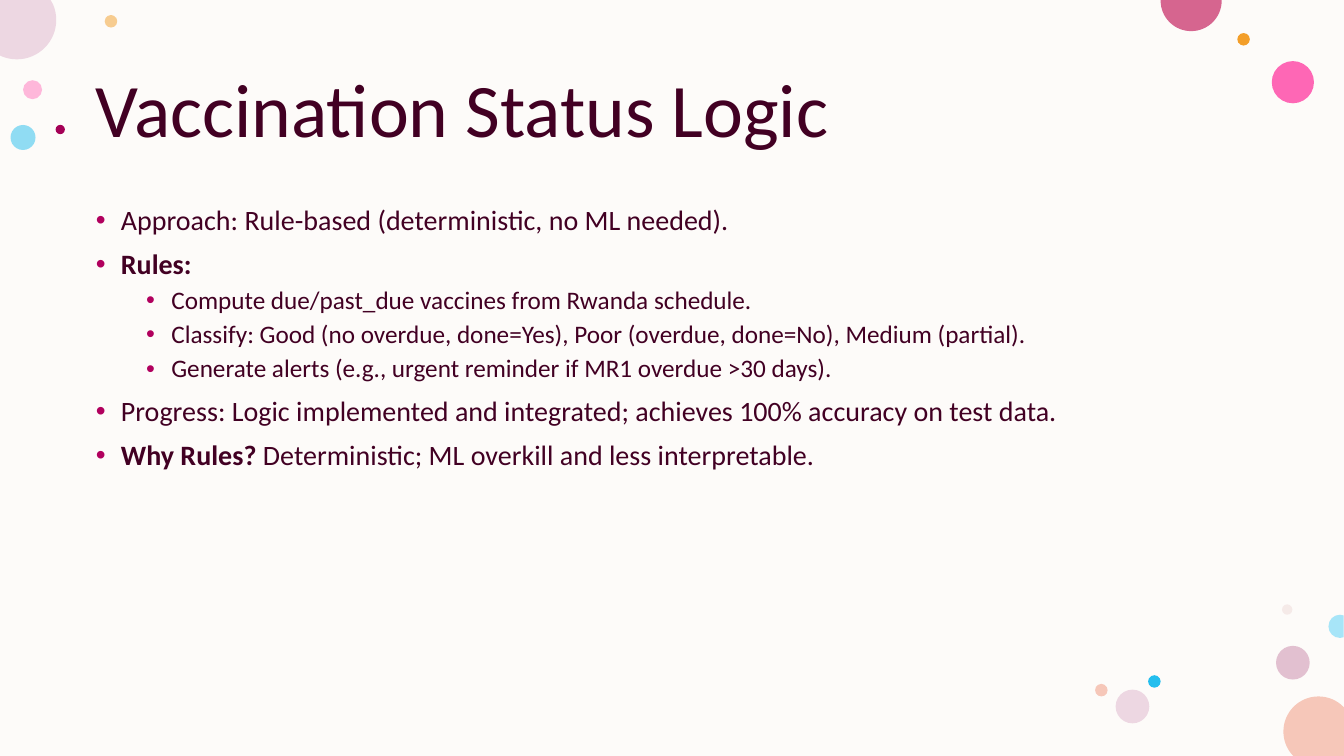
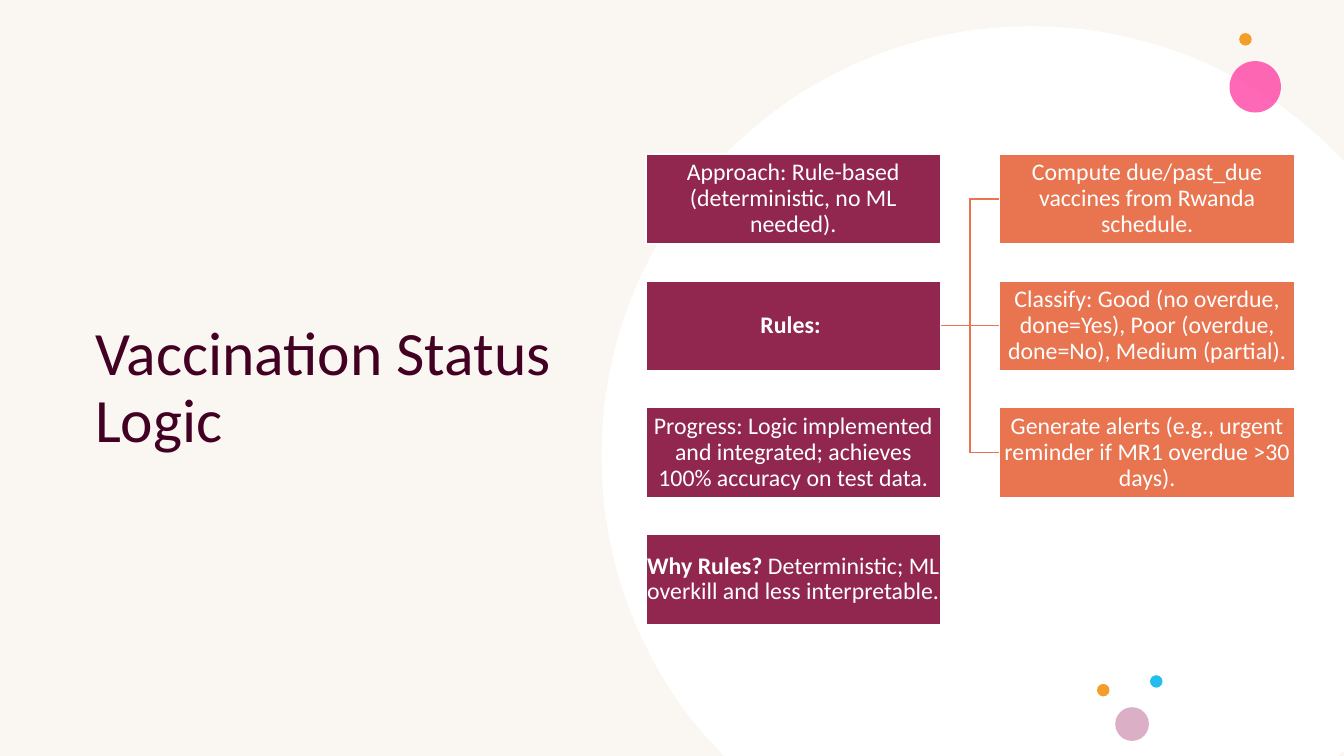
Before and after one commit to irumvag/HealthRiskModel, a slide deck: slide 10 of docs/IKIBONDO.pptx (slide 8 before the commit). Drawn at 1344x756 pixels with LibreOffice and Linux fonts; fonts in the diff are those of the drawing. Boxes give left, top, right and bottom in pixels: in the first picture for what was removed or moved away, otherwise in the second. Text is boxed around its words. In the diff, an @@ line names an element or a change of style, - is before the commit and + after.

```diff
--- a/docs/IKIBONDO.pptx
+++ b/docs/IKIBONDO.pptx
@@ rectangle removed at [0, 0, 1344, 756] @@
@@ rectangle added at [0, 0, 1344, 756], fill #FFFFFF @@
@@ rectangle added at [0, 0, 1344, 756], fill #F0E2D3 at 30% opacity @@
@@ freeform shape added at [602, 26, 1344, 756], fill #FFFFFF @@
@@ title "Vaccination Status Logic": place and size @@
-title "Vaccination Status Logic" at [96, 84, 828, 150]
+title "Vaccination Status Logic" at [95, 332, 550, 453]
@@ title "Vaccination Status Logic" at [95, 332, 550, 453]: size 54 to 44 pt @@
@@ group removed at [10, 15, 1315, 723]: 11 ellipses @@
@@ text removed at [121, 209, 1056, 470] @@
-• Approach: Rule-based (deterministic, no ML needed).
-• Rules:
-  • Compute due/past_due vaccines from Rwanda schedule.
-  • Classify: Good (no overdue, done=Yes), Poor (overdue, done=No), Medium (partial).
-  • Generate alerts (e.g., urgent reminder if MR1 overdue >30 days).
-• Progress: Logic implemented and integrated; achieves 100% accuracy on test data.
-• Why Rules? Deterministic; ML overkill and less interpretable.
@@ group added at [646, 154, 1296, 624]: 7 rectangles, 7 texts, 3 freeform shapes @@
+Approach: Rule-based (deterministic, no ML needed).
+Rules:
+Compute due/past_due vaccines from Rwanda schedule.
+Classify: Good (no overdue, done=Yes), Poor (overdue, done=No), Medium (partial).
+Generate alerts (e.g., urgent reminder if MR1 overdue >30 days).
+Progress: Logic implemented and integrated; achieves 100% accuracy on test data.
+Why Rules? Deterministic; ML overkill and less interpretable.
@@ group added at [1097, 33, 1281, 741]: 5 ellipses @@
```
Also in this commit, not shown: 8 other slides changed, 2 slides added, 19 other files.
